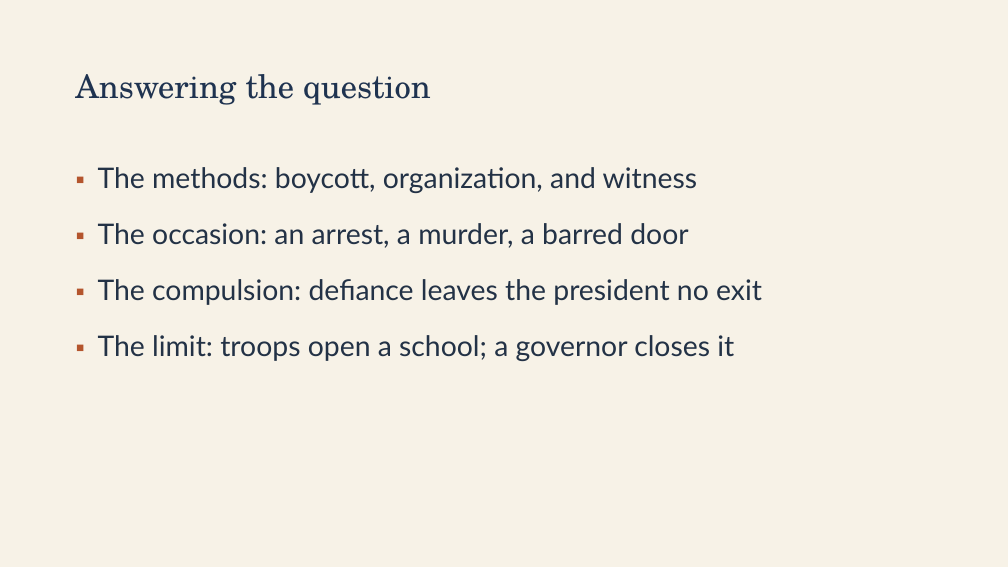
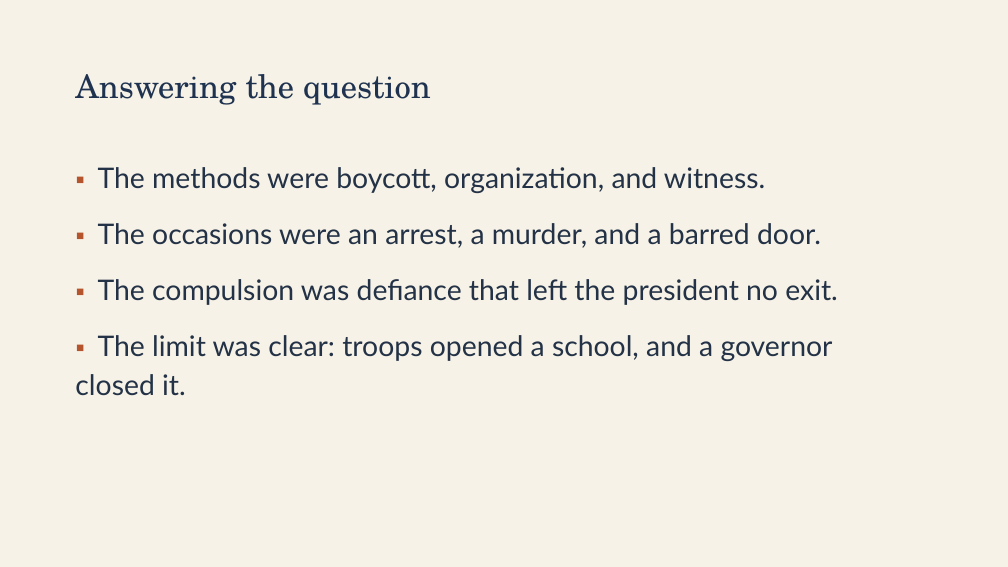
Before and after one commit to ab17gthb/humanities-curriculum-group, a slide deck: slide 23 of civil-rights/lesson-03/lesson-03-slides.pptx. Drawn at 1008x567 pixels with LibreOffice and Linux fonts; fonts in the diff are those of the drawing. Boxes give left, top, right and bottom in pixels: in the first picture for what was removed or moved away, otherwise in the second. Text is boxed around its words. In the diff, an @@ line names an element or a change of style, - is before the commit and + after.

```diff
--- a/civil-rights/lesson-03/lesson-03-slides.pptx
+++ b/civil-rights/lesson-03/lesson-03-slides.pptx
@@ text at [75, 167, 838, 396]: text changed @@
-▪ The methods: boycott, organization, and witness
-▪ The occasion: an arrest, a murder, a barred door
-▪ The compulsion: defiance leaves the president no exit
-▪ The limit: troops open a school; a governor closes it
+▪ The methods were boycott, organization, and witness.
+▪ The occasions were an arrest, a murder, and a barred door.
+▪ The compulsion was defiance that left the president no exit.
+▪ The limit was clear: troops opened a school, and a governor closed it.
```
Also in this commit, not shown: 7 other slides changed, 6 other files.
